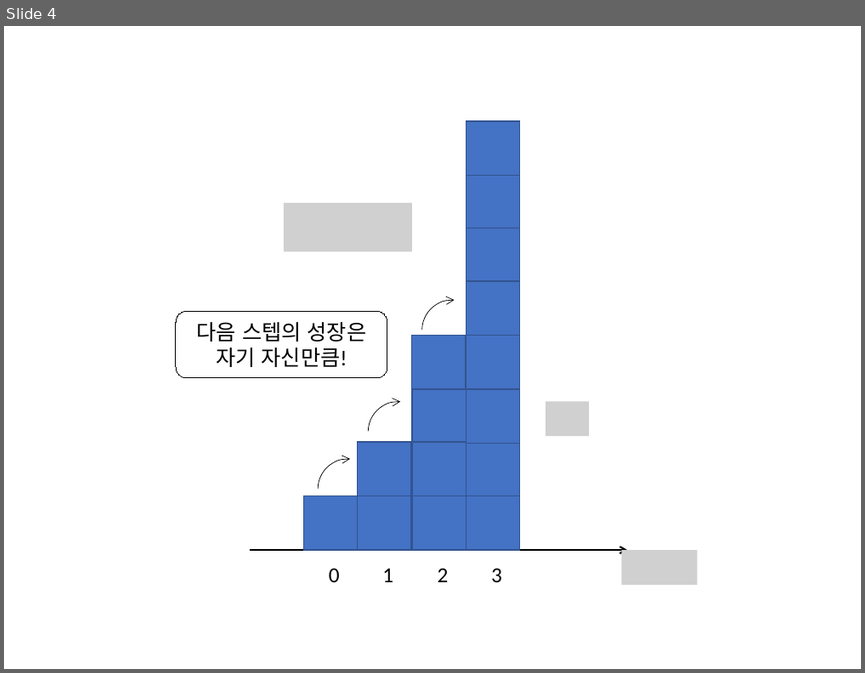
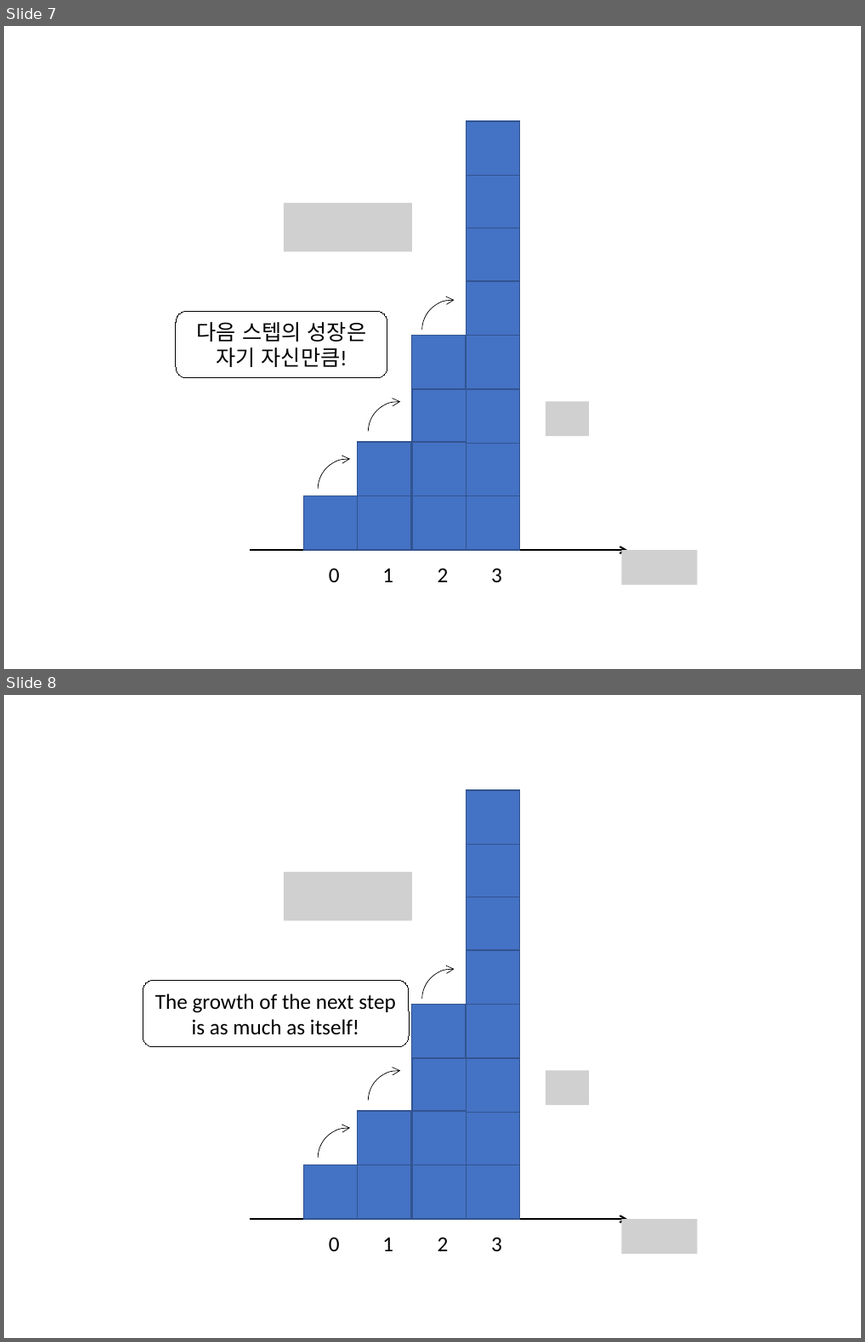
Before and after one commit to answeredbyablemind/answeredbyablemind.github.io, a slide deck: pics/2019-09-04_natural_number_e/pics.pptx. Shown one above the other, each under a label of ours: slide 4 before the commit, slides 7 and 8 after it. The pictures are 865x673 and 865x1342 pixels, drawn with LibreOffice and Linux fonts; fonts in the diff are those of the drawing; grey boxes stand for pictures. Boxes give left, top, right and bottom in pixels: in the first picture for what was removed or moved away, otherwise in the second. Text is boxed around its words. In the diff, an @@ line names an element or a change of style, - is before the commit and + after.

```diff
--- a/pics/2019-09-04_natural_number_e/pics.pptx
+++ b/pics/2019-09-04_natural_number_e/pics.pptx
@@ slide 8 added at bbox=[4, 695, 861, 1338], background #FFFFFF @@
@@ rectangle added at bbox=[466, 790, 520, 844], fill #4472C4, outline #325491 1 pt @@
@@ rectangle added at bbox=[466, 843, 520, 897], fill #4472C4, outline #325491 1 pt @@
@@ picture added at bbox=[284, 872, 412, 920] @@
@@ rectangle added at bbox=[466, 896, 520, 950], fill #4472C4, outline #325491 1 pt @@
@@ arc (boxed as its full ellipse) added at bbox=[422, 969, 483, 1029], outline #000000 0.5 pt @@
@@ rectangle added at bbox=[466, 950, 520, 1004], fill #4472C4, outline #325491 1 pt @@
@@ rounded rectangle added at bbox=[143, 980, 409, 1046], outline #000000 0.75 pt, 18 pt, text #000000 @@
+The growth of the next step
+is as much as itself!
@@ rectangle added at bbox=[412, 1004, 466, 1057], fill #4472C4, outline #325491 1 pt @@
@@ rectangle added at bbox=[466, 1004, 520, 1057], fill #4472C4, outline #325491 1 pt @@
@@ arc (boxed as its full ellipse) added at bbox=[368, 1071, 429, 1131], outline #000000 0.5 pt @@
@@ rectangle added at bbox=[412, 1056, 466, 1111], fill #4472C4, outline #325491 1 pt @@
@@ rectangle added at bbox=[466, 1057, 520, 1111], fill #4472C4, outline #325491 1 pt @@
@@ picture added at bbox=[545, 1071, 589, 1105] @@
@@ arc (boxed as its full ellipse) added at bbox=[318, 1128, 378, 1189], outline #000000 0.5 pt @@
@@ rectangle added at bbox=[357, 1111, 411, 1164], fill #4472C4, outline #325491 1 pt @@
@@ rectangle added at bbox=[412, 1111, 466, 1164], fill #4472C4, outline #325491 1 pt @@
@@ rectangle added at bbox=[466, 1111, 520, 1164], fill #4472C4, outline #325491 1 pt @@
@@ rectangle added at bbox=[303, 1164, 357, 1219], fill #4472C4, outline #325491 1 pt @@
@@ rectangle added at bbox=[357, 1164, 411, 1219], fill #4472C4, outline #325491 1 pt @@
@@ rectangle added at bbox=[412, 1164, 466, 1219], fill #4472C4, outline #325491 1 pt @@
@@ rectangle added at bbox=[466, 1164, 520, 1219], fill #4472C4, outline #325491 1 pt @@
@@ arrow added from (249, 1219) to (627, 1219), #000000 1.5 pt @@
@@ picture added at bbox=[621, 1219, 696, 1253] @@
@@ text added at bbox=[329, 1236, 340, 1251], 18 pt, text #000000 @@
+0
@@ text added at bbox=[382, 1236, 393, 1251], 18 pt, text #000000 @@
+1
@@ text added at bbox=[438, 1236, 449, 1251], 18 pt, text #000000 @@
+2
@@ text added at bbox=[491, 1236, 502, 1251], 18 pt, text #000000 @@
+3
@@ what was slide 4 is now slide 7 @@
```
Also in this commit, not shown: 3 other slides added, 9 other files.
